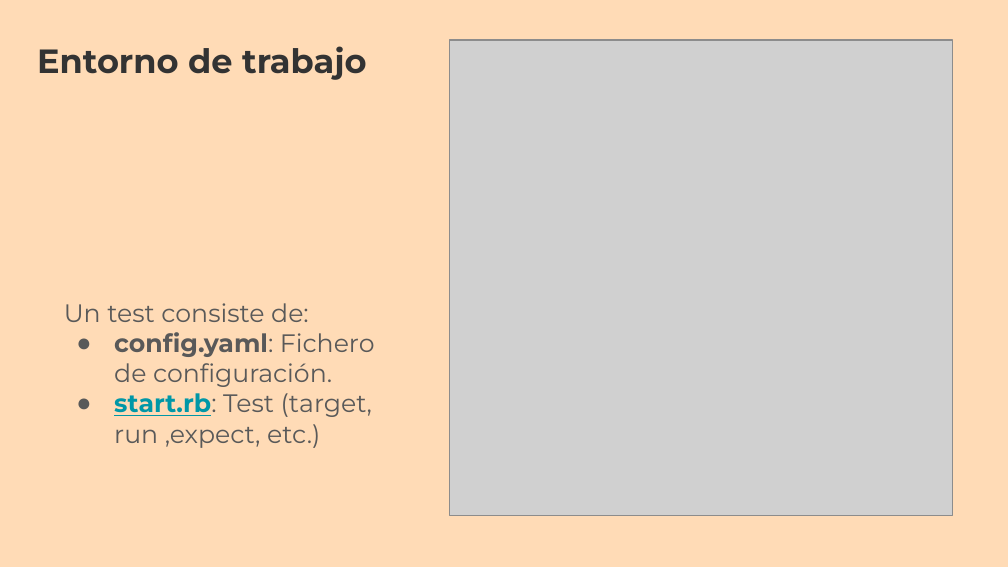
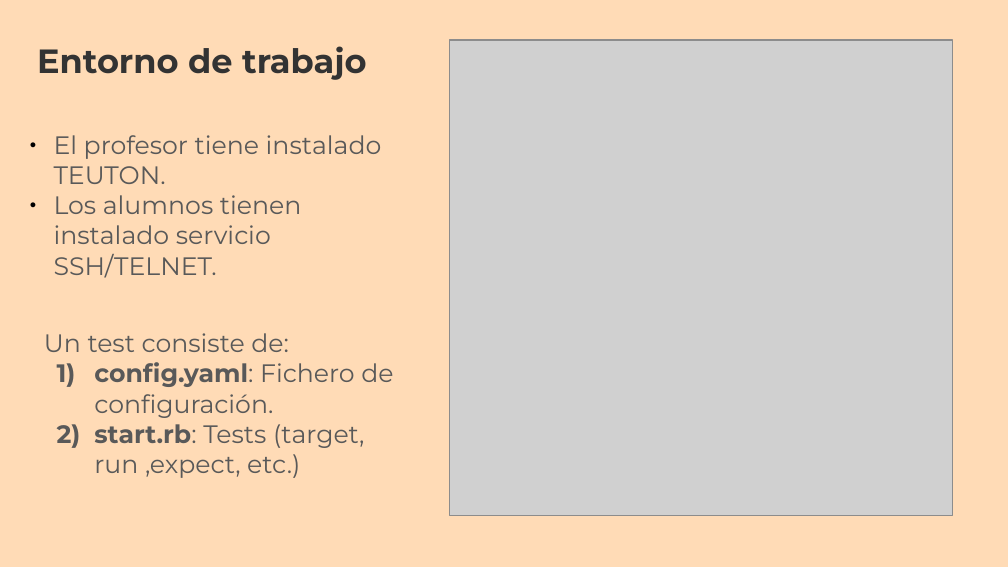
Before and after one commit to dvarrui/charlas, a slide deck: slide 22 of teuton/rubysur.2608/20260819-teuton-rubysur.odp. Drawn at 1008x567 pixels with LibreOffice and Linux fonts; fonts in the diff are those of the drawing; grey boxes stand for pictures. Boxes give left, top, right and bottom in pixels: in the first picture for what was removed or moved away, otherwise in the second. Text is boxed around its words. In the diff, an @@ line names an element or a change of style, - is before the commit and + after.

```diff
--- a/teuton/rubysur.2608/20260819-teuton-rubysur.odp
+++ b/teuton/rubysur.2608/20260819-teuton-rubysur.odp
@@ text added at (x1=54, y1=135, x2=382, y2=278), 18 pt, text #595959 @@
+● El profesor tiene instalado TEUTON.
+● Los alumnos tienen instalado servicio SSH/TELNET.
@@ text "Un test consiste de:" moved from (x1=64, y1=303, x2=375, y2=448) to (x1=44, y1=333, x2=393, y2=478) @@
@@ text at (x1=94, y1=362, x2=393, y2=418): bullet ● to 1) @@
@@ text at (x1=94, y1=424, x2=364, y2=478): text changed @@
-● start.rb: Test (target, run ,expect, etc.)
+2) start.rb: Tests (target, run ,expect, etc.)
```
Also in this commit, not shown: 18 other slides changed, 3 slides added, 2 slides removed, 1 other file.
